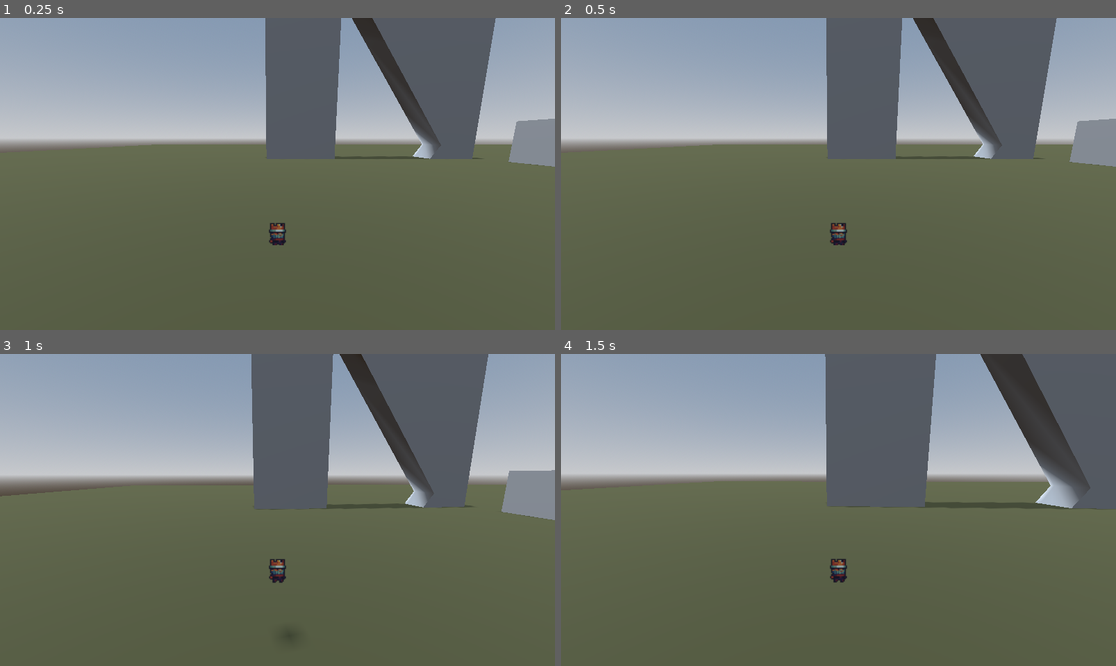
Above: before the commit, frames 1-4 (two rows, left to right).
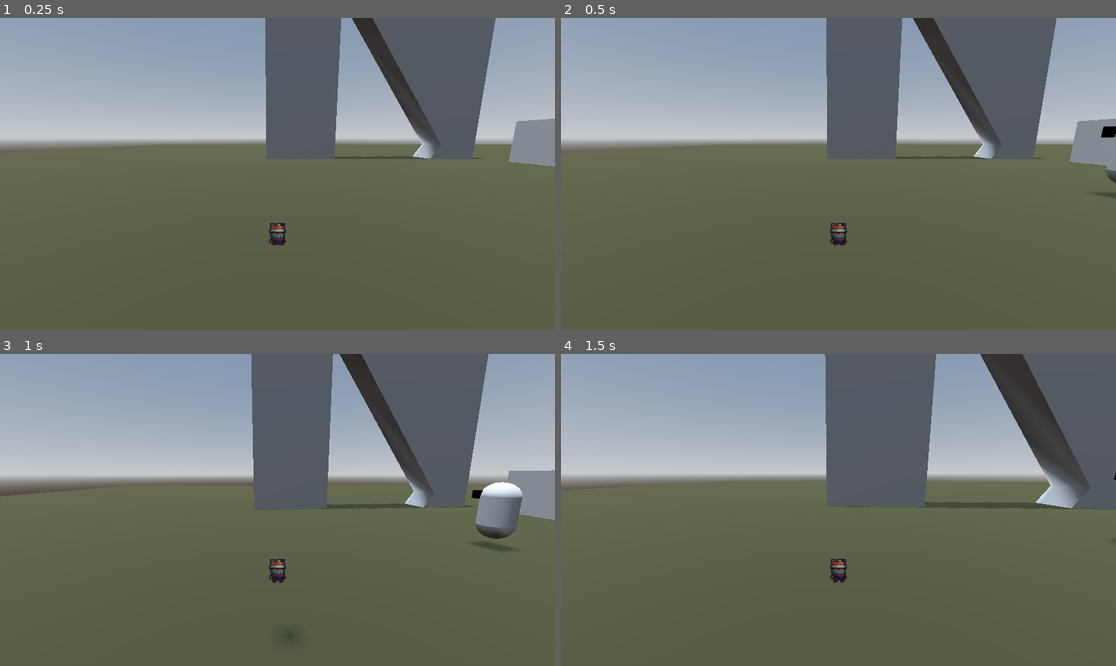
Above: after the commit, the same moments.

Repository: BetterBlood/Smoker_Guy
Game: Godot game, scene res://scenes/main.tscn
Same seed, same stepped clock (60 frames per second), same inputs: the game is played once before the commit and once after it.
Inputs (mouse positions are in pixels of both pictures, inside the frame that each line leads up to):
- Up to frame 1 (0.25 s): no input
- Up to frame 2 (0.5 s): no input
- Up to frame 3 (1 s): tap Enter (ui_accept) at 0.5, 0.6 s; move the mouse to (305, 510) at 0.52 s; hold Up (ui_up) from 0.53 s (still down); hold Space (jump) from 0.53 s (still down)
- Up to frame 4 (1.5 s): keep holding Up (ui_up); move the mouse to (810, 510) at 1.27 s; release Space (jump) at 1.28 s; tap Space (jump) at 1.35 s

Frame 1 is identical in both runs. In frame 2, 0.2% of the frame differs, in the area x 96-100%, y 34-58%; in frame 3, 1.2%, in the area x 84-95%, y 40-64%; in frame 4, less than 0.1%.

Commit message:
Enemy patrol

Diff:
--- a/scenes/main.tscn
+++ b/scenes/main.tscn
@@ -1,6 +1,7 @@
-[gd_scene load_steps=6 format=3 uid="uid://cvmxwqk61tto4"]
+[gd_scene load_steps=7 format=3 uid="uid://cvmxwqk61tto4"]
 
-[ext_resource type="PackedScene" uid="uid://b5dpenco0nwh" path="res://scenes/player.tscn" id="1_a0t5k"]
+[ext_resource type="PackedScene" uid="uid://b5dpenco0nwh" path="res://scenes/player.tscn" id="1_sa3da"]
+[ext_resource type="PackedScene" uid="uid://b3utv1asyo0gj" path="res://scenes/enemy.tscn" id="2_jc17c"]
 
 [sub_resource type="ProceduralSkyMaterial" id="ProceduralSkyMaterial_mnmpc"]
 sky_horizon_color = Color(0.64625, 0.65575, 0.67075, 1)
@@ -68,5 +69,10 @@
 use_collision = true
 size = Vector3(14.4, 3.8, 23.4)
 
-[node name="Player" parent="." instance=ExtResource("1_a0t5k")]
+[node name="Player" parent="." instance=ExtResource("1_sa3da")]
 transform = Transform3D(1, 0, 0, 0, 1, 0, 0, 0, 1, -18.1, 0.68, 0)
+
+[node name="Enemy" parent="." instance=ExtResource("2_jc17c")]
+transform = Transform3D(1, 0, 0, 0, 1, 0, 0, 0, 1, -10, 1.8, 0)
+point_a = Vector3(-10, 1.8, 10)
+point_b = Vector3(-10, 1.8, -10)
--- a/scripts/Enemy.gd
+++ b/scripts/Enemy.gd
@@ -1,28 +1,22 @@
 class_name Enemy extends CharacterBody3D
+@export var point_a: Vector3
+@export var point_b: Vector3
+@export var speed: float = 5.0
 
+var target: Vector3
 
-const SPEED = 5.0
-const JUMP_VELOCITY = 4.5
+func _ready():
+	# Start by moving toward point B
+	target = point_b
 
+func _physics_process(delta):
+	# Calculate the direction vector from the enemy to the target
+	var direction = (target - position).normalized()
 
-func _physics_process(delta: float) -> void:
-	# Add the gravity.
-	if not is_on_floor():
-		velocity += get_gravity() * delta
-
-	# Handle jump.
-	if Input.is_action_just_pressed("ui_accept") and is_on_floor():
-		velocity.y = JUMP_VELOCITY
-
-	# Get the input direction and handle the movement/deceleration.
-	# As good practice, you should replace UI actions with custom gameplay actions.
-	var input_dir := Input.get_vector("ui_left", "ui_right", "ui_up", "ui_down")
-	var direction := (transform.basis * Vector3(input_dir.x, 0, input_dir.y)).normalized()
-	if direction:
-		velocity.x = direction.x * SPEED
-		velocity.z = direction.z * SPEED
-	else:
-		velocity.x = move_toward(velocity.x, 0, SPEED)
-		velocity.z = move_toward(velocity.z, 0, SPEED)
-
-	move_and_slide()
+	# Move the enemy towards the target
+	position += direction * speed * delta
+	# Check if we've reached (or are close enough to) the target
+	if position.distance_to(target) < 1.0:
+		# Switch target between point A and point B
+		target = point_a if target == point_b else point_b
+		look_at(target, Vector3.UP)
Not shown: 2 places in scenes/enemy.tscn that only renumber resources
